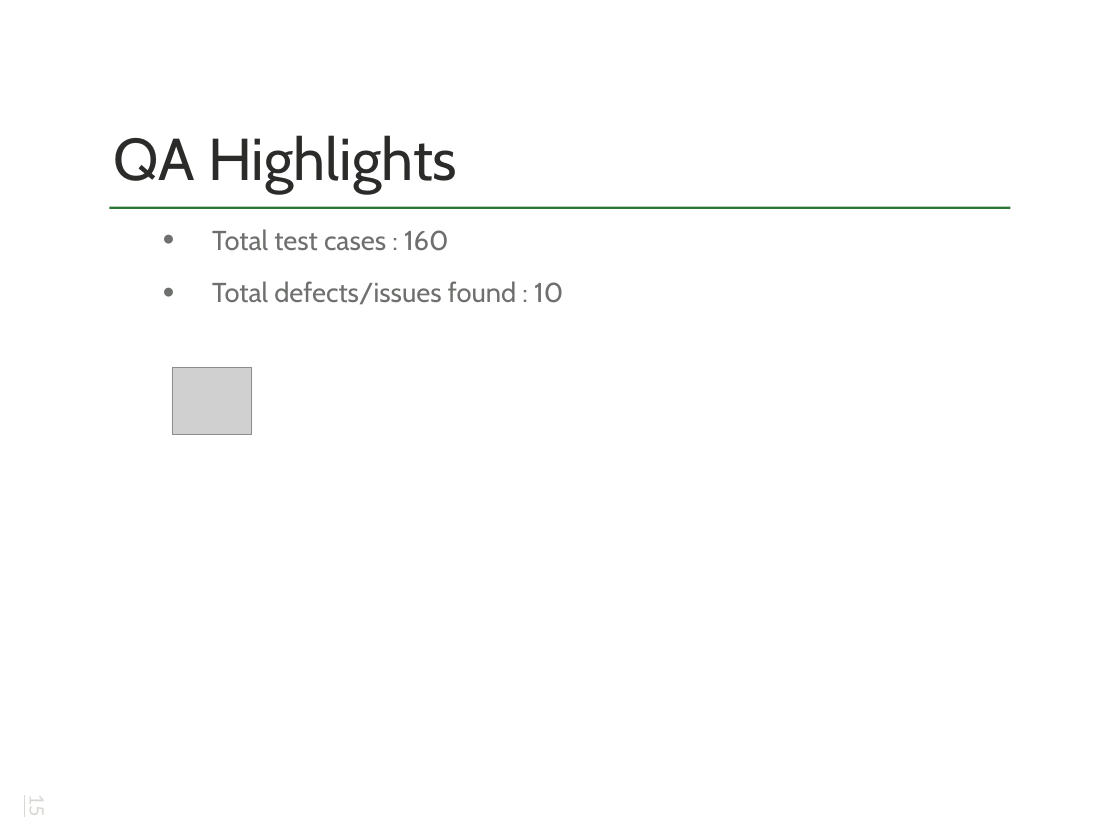
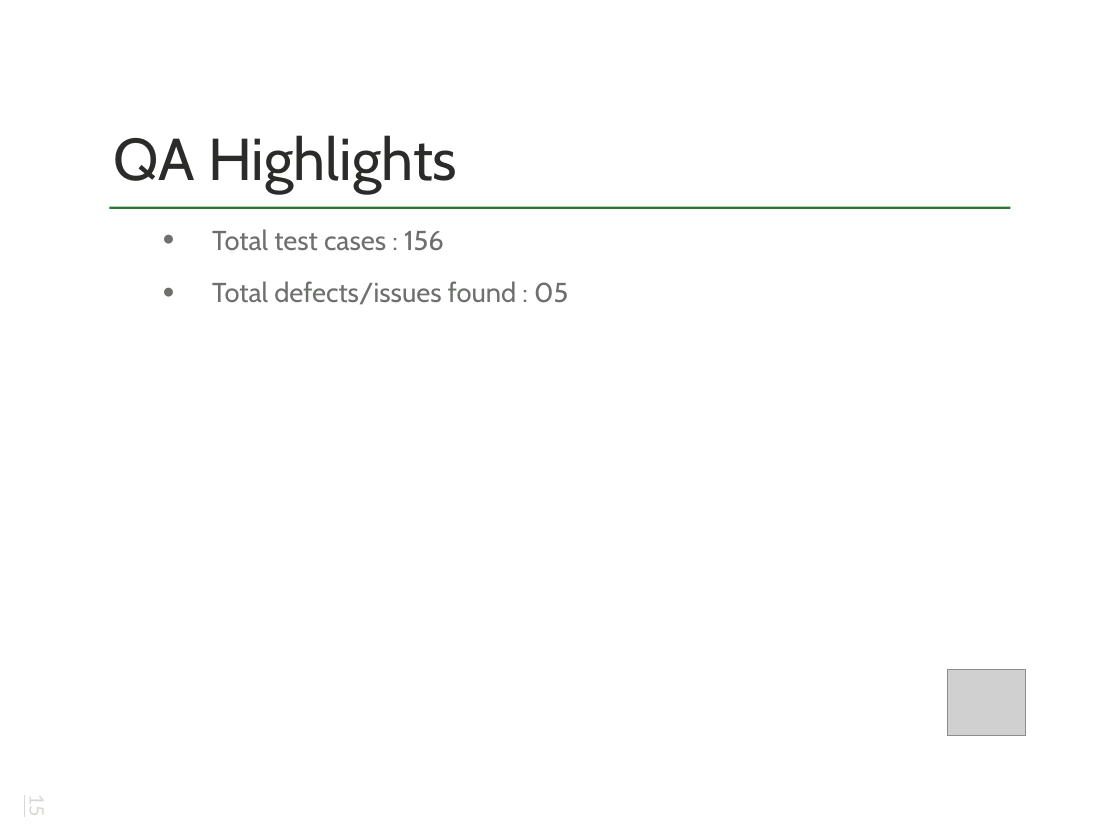
Before and after one commit to deagarwal/movieLens, a slide deck: slide 15 of EEJ1_final_presentation_version_8.0.pptx. Drawn at 1120x840 pixels with LibreOffice and Linux fonts; fonts in the diff are those of the drawing; grey boxes stand for pictures. Boxes give left, top, right and bottom in pixels: in the first picture for what was removed or moved away, otherwise in the second. Text is boxed around its words. In the diff, an @@ line names an element or a change of style, - is before the commit and + after.

```diff
--- a/EEJ1_final_presentation_version_8.0.pptx
+++ b/EEJ1_final_presentation_version_8.0.pptx
@@ text at bbox=[212, 229, 568, 305]: text changed @@
-  • Total test cases : 160
-  • Total defects/issues found : 10
+  • Total test cases : 156
+  • Total defects/issues found : 05
@@ picture removed at bbox=[172, 368, 251, 434] @@
@@ picture added at bbox=[948, 669, 1026, 736] @@
```
Also in this commit, not shown: 5 other slides changed, 1 other file.
